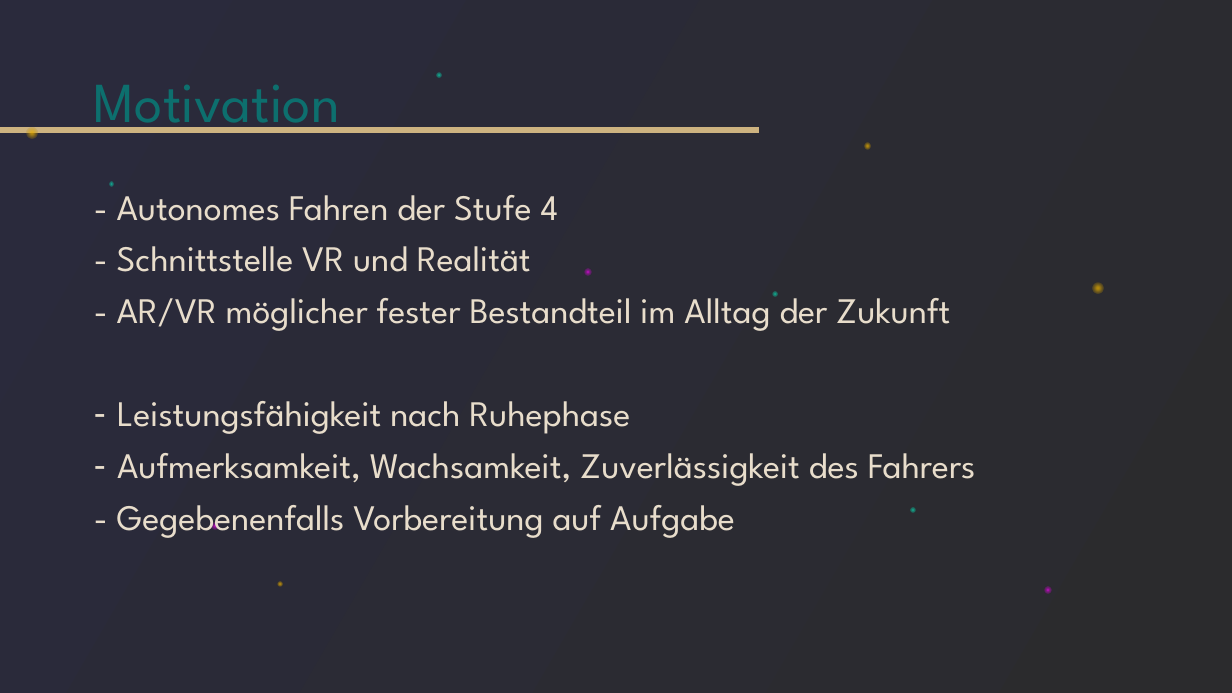
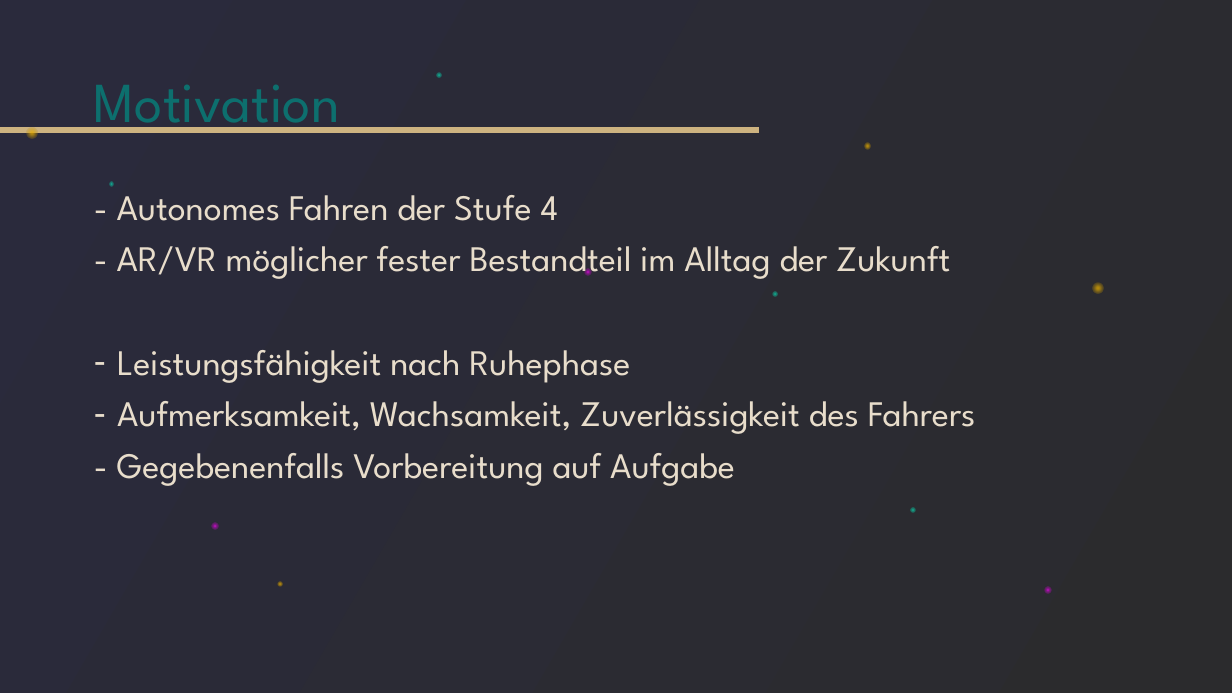
Before and after one commit to tlahmann/mci-af, a slide deck: slide 3 of presentation/Resync Studie.pptx. Drawn at 1232x693 pixels with LibreOffice and Linux fonts; fonts in the diff are those of the drawing. Boxes give left, top, right and bottom in pixels: in the first picture for what was removed or moved away, otherwise in the second. Text is boxed around its words. In the diff, an @@ line names an element or a change of style, - is before the commit and + after.

```diff
--- a/presentation/Resync Studie.pptx
+++ b/presentation/Resync Studie.pptx
@@ text at bbox=[117, 246, 531, 272]: paragraph removed @@
-- Schnittstelle VR und Realität
```
Also in this commit, not shown: 5 other slides changed.
